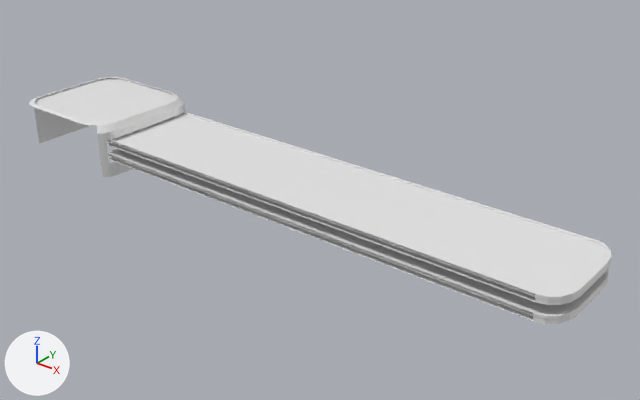
Two versions of the FBX model Assets/Models/Belt.fbx, one commit apart.
Before and after are seen from a 50 mm camera at (10.9, -15.04, 9.13) aimed at (-0.54, -0.73, 0.26). Every picture has the same lights, and +X, +Y and +Z are marked at lower left. The first picture is the older version. Where no turn or scale is listed for an object, it has been applied to the vertices.
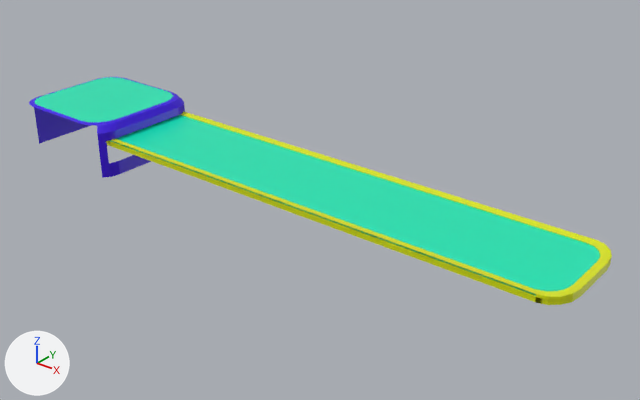
What differs and where, as boxes (x1, y1, x2, y2) in the pictures (640 x 400 px):
'Cube.044', recoloured, reshaped (white to cyan, 8% shorter)
    before: (29, 77, 612, 324)
    after: (29, 77, 612, 305)
part 1 of me_cube_038, reshaped
    before: (35, 77, 612, 324)
    after: (35, 77, 612, 305)

The edits, one by one:
Material 'Material.009' (mat_material_009) changes colour from white #e7e7e7 to purple #3c00e7; in linear values from (0.8, 0.8, 0.8) to (0.045, 0.0, 0.8).
Material 'Material.016' (mat_material_016) changes colour from white #e7e7e7 to cyan #00e7b6; in linear values from (0.8, 0.8, 0.8) to (0.0, 0.8, 0.466).
Material 'Material.023' (mat_material_023) changes colour from white #e7e7e7 to yellow #dde700; in linear values from (0.8, 0.8, 0.8) to (0.724, 0.8, 0.0).
me_cube_038 is used by ob_cube_044; location (-7.38, -1.24, 0.65).
me_cube_038 had 244 vertices, 188 faces and spanned x -1.6..13.5, y -1.5..1.6, z -0.7..0.7.
me_cube_038 now has 164 vertices, 110 faces and spans x -1.6..13.5, y -1.5..1.6, z -0.7..0.7.
Part 1, on me_cube_038:
102 vertices are removed from x -1.5..13.5, y -1.5..1.5, z -0.3..0.6.
122 faces are deleted.
4 vertices in x 13.2..13.4, y 0.9..1.2, z 0.2..0.3 move by (-0.1, -0.1, 0.0).
8 vertices move from x 1.5..13.5, y -1.1..1.3, z 0.2..0.3 to x 1.5..13.5, y -1.0..1.2, z 0.2..0.3.
22 vertices are added at x 1.4..13.5, y -1.2..1.3, z 0.2..0.3.
43 new faces join them, mat_material_023 (yellow #dde700).
1 new face joins them, mat_material_016 (cyan #00e7b6).
me_cube_038 no longer uses material mat_gold_003 (white #e7e7e7).
